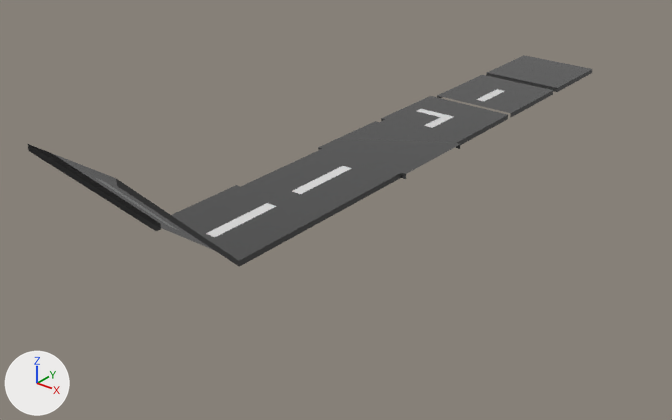
Two versions of the FBX model Assets/Blender File/Road_Export.fbx, one commit apart.
The view is the same before and after, from a 50 mm camera at (4.71, -5.7, 3.29) aimed at (0.05, 0.12, -0.32). Arrows for +X, +Y and +Z are at lower left; the lights stay in place. Where no turn or scale is listed for an object, it has been applied to the vertices.

In view in the first picture: 'road_No_Exit', 'road_T', 'road_X', 'road_end', 'road_straight', 'road_turn', 'road_uphill'.
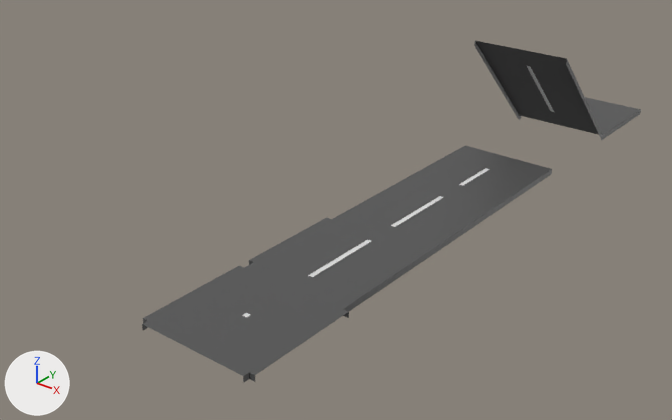
Where the change shows, as pixel boxes (x1, y1, x2, y2) in the pictures (672 x 420 px; the box of a moved part takes in the faces that stretch with it):
'road_X', moved
    before: (318, 121, 461, 179)
    after: (142, 265, 349, 382)
'road_T', reshaped, moved (7% wider, 16% taller)
    before: (156, 185, 326, 267)
    after: (249, 217, 431, 312)
'road_straight', reshaped, moved (14% taller)
    before: (245, 150, 398, 219)
    after: (337, 177, 498, 256)
'road_uphill', moved
    before: (28, 144, 239, 266)
    after: (474, 41, 602, 140)
'road_End', added
    after: (408, 146, 552, 210)
    faces in mat_road (dark grey #535353): (408, 146, 552, 210)
'road_turn', reshaped, moved
    before: (381, 96, 508, 145)
    after: (519, 97, 641, 140)
'road_end', deleted
    before: (437, 75, 553, 118)
    faces in mat_road (dark grey #464646): (437, 75, 553, 118)
    faces in mat_white_strip (white #e7e7e7): (476, 89, 504, 101)
'road_No_Exit', deleted
    before: (486, 55, 592, 92)
part 1 of me_road_t, moved or reshaped
    before: (175, 185, 326, 260)
    after: (250, 217, 431, 306)
part 2 of me_road_turn, moved or reshaped
    before: (388, 96, 508, 141)
    after: (585, 97, 641, 136)
part 3 of me_road_straight_001, moved or reshaped
    before: (245, 150, 398, 213)
    after: (337, 177, 498, 250)

The change, as a diff of the scene's bpy script:
```diff
--- a/Assets/Blender File/Road_Export.fbx.py
+++ b/Assets/Blender File/Road_Export.fbx.py
@@ me_road_turn @@
 me_road_turn.from_pydata(...)  # 49 vertices, 36 faces; spans x -0.5..0.45, y -0.5..0.45, z -0.05..0.0
+# me_road_turn part 2: 24 of 49 vertices moved; they spanned x -0.5..0.45, y -0.5..0.45, z -0.05..0.0 and now span x -0.5..0.45, y -0.5..0.45, z -0.05..0.0; mean shift (0.0, 0.0, 0.0); largest move (0.05, -0.05, 0.0) -> (0.02, -0.02, 0.0)
 me_road_turn.materials.append(mat_road)
@@ me_road_straight_001 @@
 me_road_straight_001.from_pydata(...)  # 28 vertices, 18 faces; spans x -0.45..0.45, y -0.5..0.5, z -0.05..0.0
+# me_road_straight_001 part 3
+for i in [4, 5, 8, 10]: me_road_straight_001.vertices[i].co += Vector((-0.03, 0.0, 0.0))
+for i in [18, 19, 23, 26]: me_road_straight_001.vertices[i].co += Vector((0.03, 0.0, 0.0))
 me_road_straight_001.materials.append(mat_road)
@@ me_road_t @@
 me_road_t.from_pydata(...)  # 46 vertices, 32 faces; spans x -0.5..0.45, y -0.5..0.5, z -0.05..0.0
+# me_road_t part 1
+for i in [4, 5, 8, 10, 24, 32]: me_road_t.vertices[i].co += Vector((-0.03, 0.0, 0.0))
+for i in [14, 15, 18, 21, 27, 35]: me_road_t.vertices[i].co += Vector((0.03, 0.0, 0.0))
 me_road_t.materials.append(mat_road)
@@ ob_road_no_exit @@
-ob_road_no_exit = bpy.data.objects.new('road_No_Exit', me_road_no_exite_001)
@@ ob_road_end @@
-ob_road_end = bpy.data.objects.new('road_end', me_road_end_001)
@@ ob_road_turn @@
 ob_road_turn = bpy.data.objects.new('road_turn', me_road_turn)
-ob_road_turn.location = (0.0, 2.0, 0.0)
+ob_road_turn.location = (1.0, 3.0, 0.0)
@@ ob_road_straight @@
 ob_road_straight = bpy.data.objects.new('road_straight', me_road_straight_001)
-ob_road_straight.location = (0.0, 0.0, 0.0)
+ob_road_straight.location = (1.0, 0.0, 0.0)
@@ ob_road_uphill @@
 ob_road_uphill = bpy.data.objects.new('road_uphill', me_road_uphill_001)
-ob_road_uphill.location = (0.0, -2.0, 0.0)
+ob_road_uphill.location = (1.0, 2.0, 0.0)
@@ ob_road_x @@
 ob_road_x = bpy.data.objects.new('road_X', me_road_x)
-ob_road_x.location = (0.0, 1.0, 0.0)
+ob_road_x.location = (1.0, -2.0, 0.0)
@@ ob_road_t @@
 ob_road_t = bpy.data.objects.new('road_T', me_road_t)
-ob_road_t.location = (0.0, -1.0, 0.0)
+ob_road_t.location = (1.0, -1.0, 0.0)
@@ ob_road_end_1 @@
+ob_road_end_1 = bpy.data.objects.new('road_End', me_road_end_001_1)  # 31 vertices, 22 faces; spans x -0.45..0.45, y -0.5..0.45, z -0.05..0.0; in mat_road (dark grey #464646), mat_white_strip (white #e7e7e7)
+ob_road_end_1.location = (1.0, 1.0, 0.0)
```
